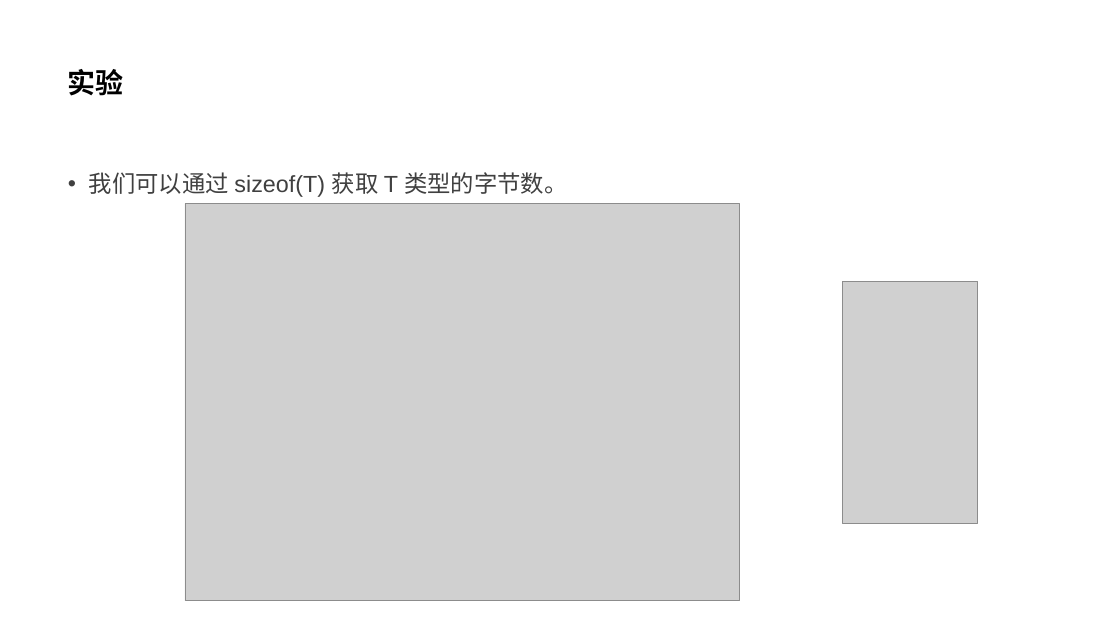
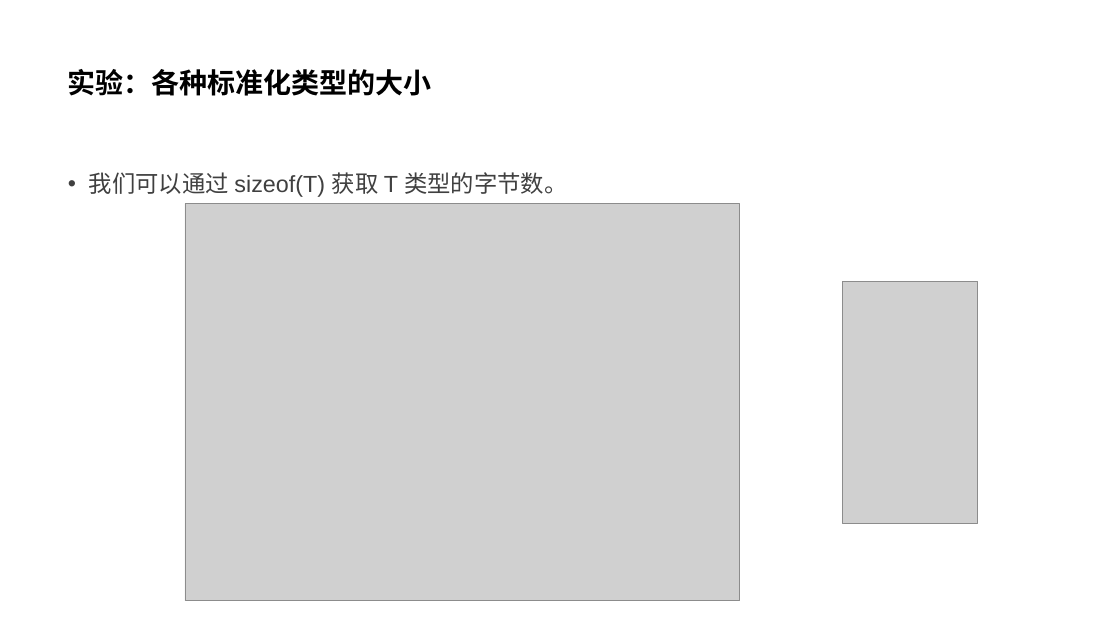
Before and after one commit to parallel101/course, a slide deck: slide 25 of 12/slides.pptx (slide 22 before the commit). Drawn at 1120x630 pixels with LibreOffice and Linux fonts; fonts in the diff are those of the drawing; grey boxes stand for pictures. Boxes give left, top, right and bottom in pixels: in the first picture for what was removed or moved away, otherwise in the second. Text is boxed around its words. In the diff, an @@ line names an element or a change of style, - is before the commit and + after.

```diff
--- a/12/slides.pptx
+++ b/12/slides.pptx
@@ title at (68, 69, 432, 96): text changed @@
-实验
+实验：各种标准化类型的大小
```
Also in this commit, not shown: 3 other slides changed, 37 slides added, 44 other files.
